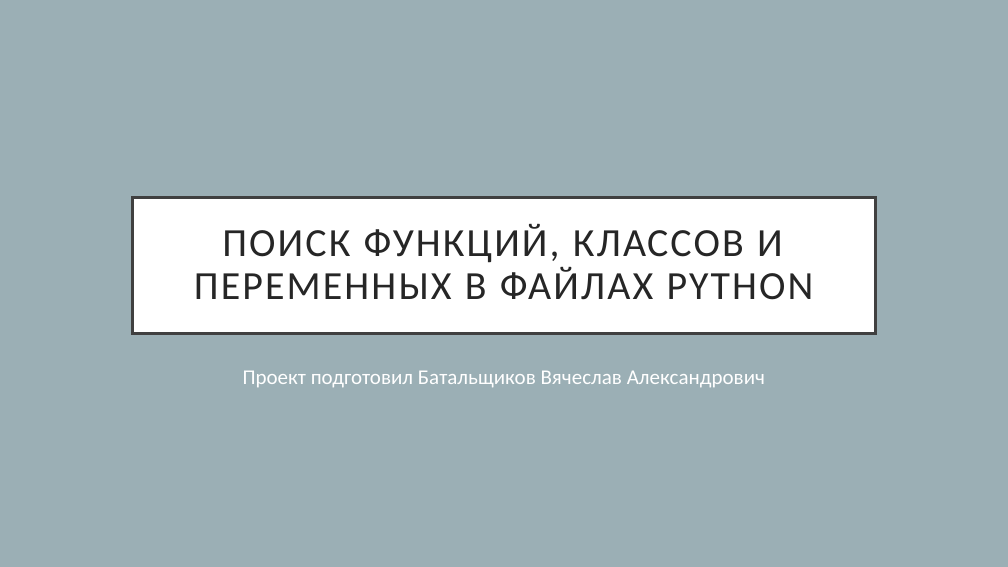
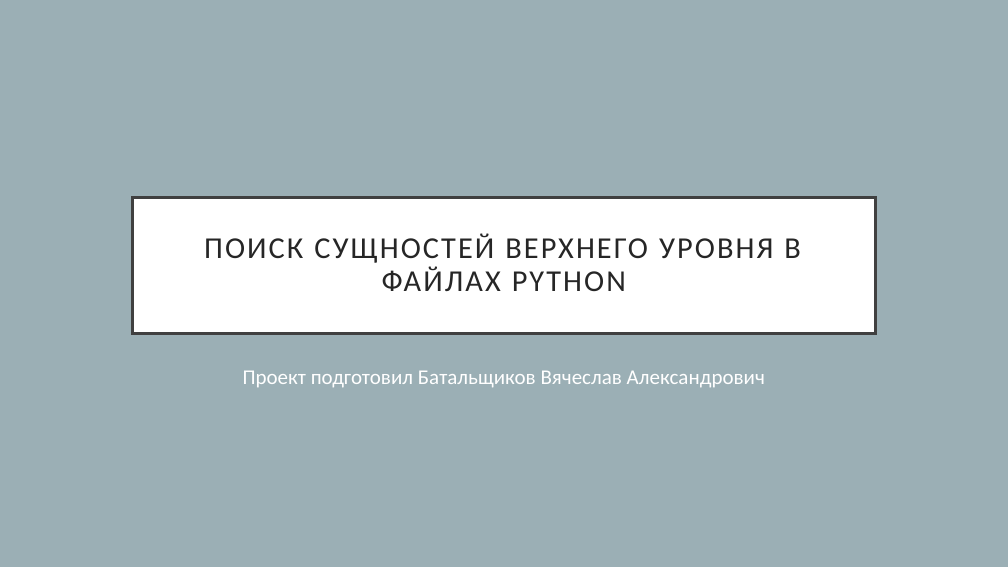
Before and after one commit to VIPigeon/SearchProject, a slide deck: slide 1 of Презентация.pptx. Drawn at 1008x567 pixels with LibreOffice and Linux fonts; fonts in the diff are those of the drawing. Boxes give left, top, right and bottom in pixels: in the first picture for what was removed or moved away, otherwise in the second. Text is boxed around its words. In the diff, an @@ line names an element or a change of style, - is before the commit and + after.

```diff
--- a/Презентация.pptx
+++ b/Презентация.pptx
@@ rectangle "ПОИСК СУЩНОСТЕЙ ВЕРХНЕГО УРОВНЯ В ..." at box(132, 197, 876, 333): title to rectangle @@
@@ text in rectangle at box(204, 233, 800, 291): text changed; size 38 to 28.9 pt @@
-ПОИСК ФУНКЦИЙ, КЛАССОВ И ПЕРЕМЕННЫХ В ФАЙЛАХ PYTHON
+ПОИСК СУЩНОСТЕЙ ВЕРХНЕГО УРОВНЯ В ФАЙЛАХ PYTHON
```
Also in this commit, not shown: 5 other slides changed, 3 slides added, 1 slide removed, 1 other file.
